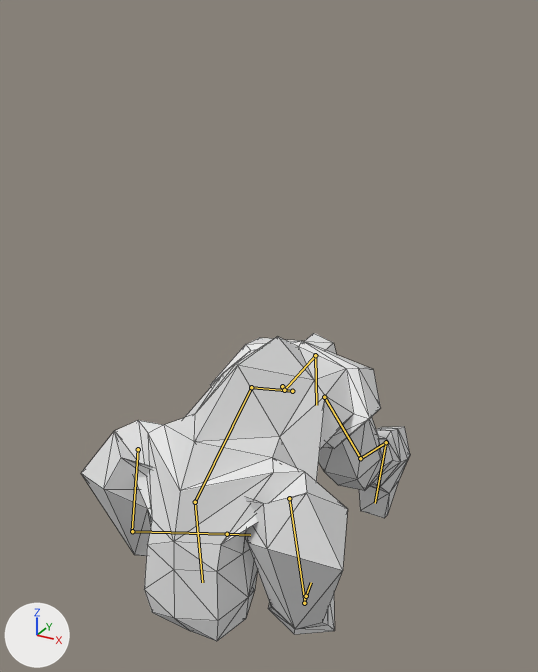
One commit to the Blender file Animations/WarriorRoll.blend: the scene before it, then after it.
The view is the same before and after, from a 50 mm camera at (4.86, -9.7, 9.12) aimed at (-0.33, -0.26, 4.4). Lighting does not change. The marker at lower left points along +X, +Y and +Z. Both versions are drawn at frame 0 of the action 'Armature.002Action'; the numbers are the values there. The bones that bend it are drawn over the model as lines. Mesh edges are drawn as thin lines.
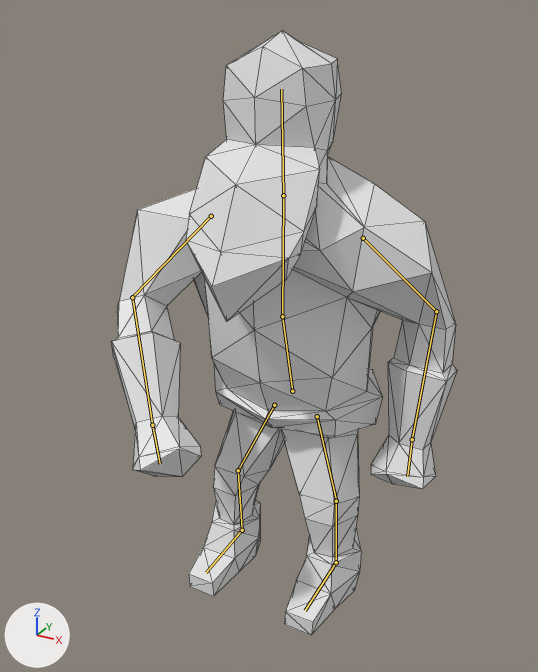
Boxes (x1, y1, x2, y2) around the edits, measured in the pictures (538 x 672 px):
'Cube.008', posed (96% taller)
    before: (81, 333, 410, 641)
    after: (111, 30, 457, 635)
bone 'Root', root to tip
    before: (292, 391) to (251, 387)
    after: (292, 391) to (282, 316)
bone 'Chest', root to tip
    before: (251, 387) to (195, 502)
    after: (282, 316) to (283, 195)
bone 'Shoulder.R', root to tip
    before: (138, 449) to (132, 531)
    after: (211, 216) to (132, 297)
bone 'Arm.R', root to tip
    before: (132, 531) to (227, 534)
    after: (132, 297) to (152, 425)
bone 'Shoulder.L', root to tip
    before: (289, 498) to (305, 603)
    after: (363, 238) to (436, 311)
bone 'Arm.L', root to tip
    before: (304, 603) to (306, 596)
    after: (436, 311) to (412, 439)
bone 'Hand.L', root to tip
    before: (306, 596) to (311, 582)
    after: (412, 439) to (407, 476)
bone 'Head', root to tip
    before: (195, 502) to (202, 582)
    after: (283, 195) to (281, 89)
bone 'Leg.R', root to tip
    before: (282, 386) to (284, 390)
    after: (274, 405) to (238, 470)
bone 'Calf.R', root to tip
    before: (284, 390) to (315, 355)
    after: (238, 470) to (242, 530)
bone 'Leg.L', root to tip
    before: (324, 397) to (360, 458)
    after: (317, 416) to (336, 501)
bone 'Calf.L', root to tip
    before: (360, 458) to (386, 442)
    after: (336, 501) to (336, 562)

The edits, one by one:
Bone 'Root' (bone_root) turns from (63, 0, 0) to (15, 0, 0) degrees about its own x, y and z.
Bone 'Chest' (bone_chest) turns from (61, 0, 0) to (-14, 0, 0) degrees about its own x, y and z.
Bone 'Shoulder.R' (bone_shoulder_r) turns from (33, 68, -76) to (20, -15, -33) degrees about its own x, y and z.
Bone 'Arm.R' (bone_arm_r) turns from (44, 18, -5) to (-48, -37, 11) degrees about its own x, y and z.
Bone 'Shoulder.L' (bone_shoulder_l) turns from (-44, 10, 109) to (12, 42, -20) degrees about its own x, y and z.
Bone 'Arm.L' (bone_arm_l) turns from (32, -8, 11) to (-49, 6, -38) degrees about its own x, y and z.
Bone 'Hand.L' (bone_hand_l) turns from (20, -4, 3) to (-7, -5, -18) degrees about its own x, y and z.
Bone 'Head' (bone_head) turns from (59, 0, 0) to (3, 0, 0) degrees about its own x, y and z.
Bone 'Leg.R' (bone_leg_r) turns from (5, 2, -2) to (26, 12, -5) degrees about its own x, y and z.
Bone 'Calf.R' (bone_calf_r) turns from (34, 0, 0) to (14, 0, 0) degrees about its own x, y and z.
Bone 'Leg.L' (bone_leg_l) turns from (1, -18, 41) to (2, -11, 26) degrees about its own x, y and z.
Bone 'Calf.L' (bone_calf_l) turns from (50, 0, 0) to (13, 0, 0) degrees about its own x, y and z.
